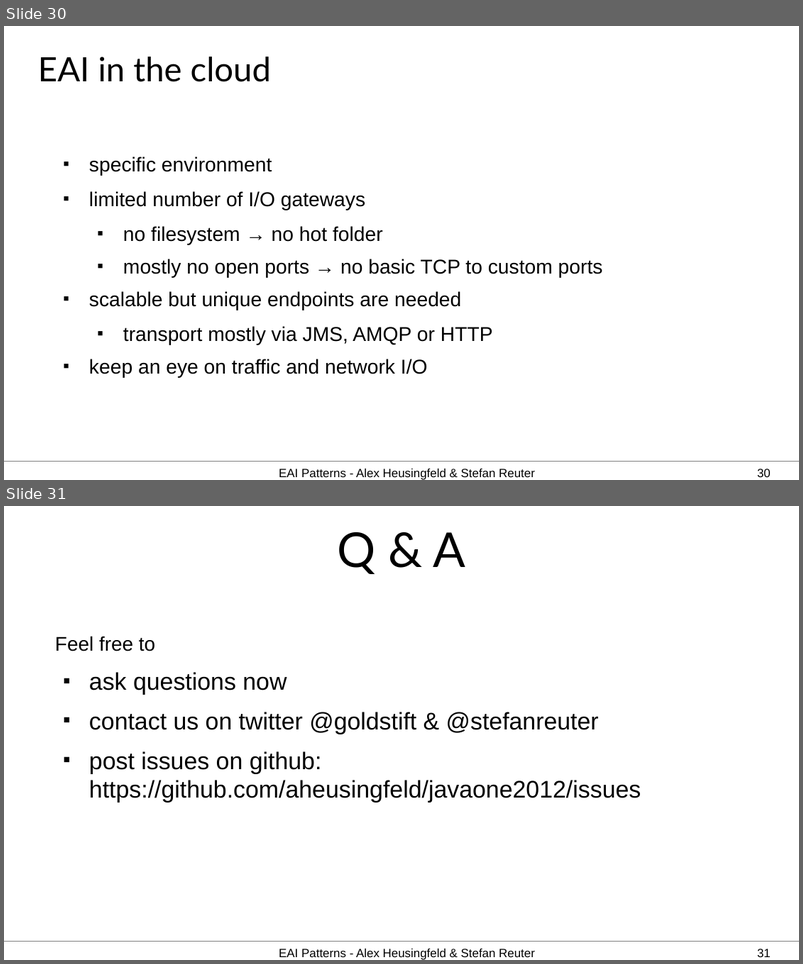
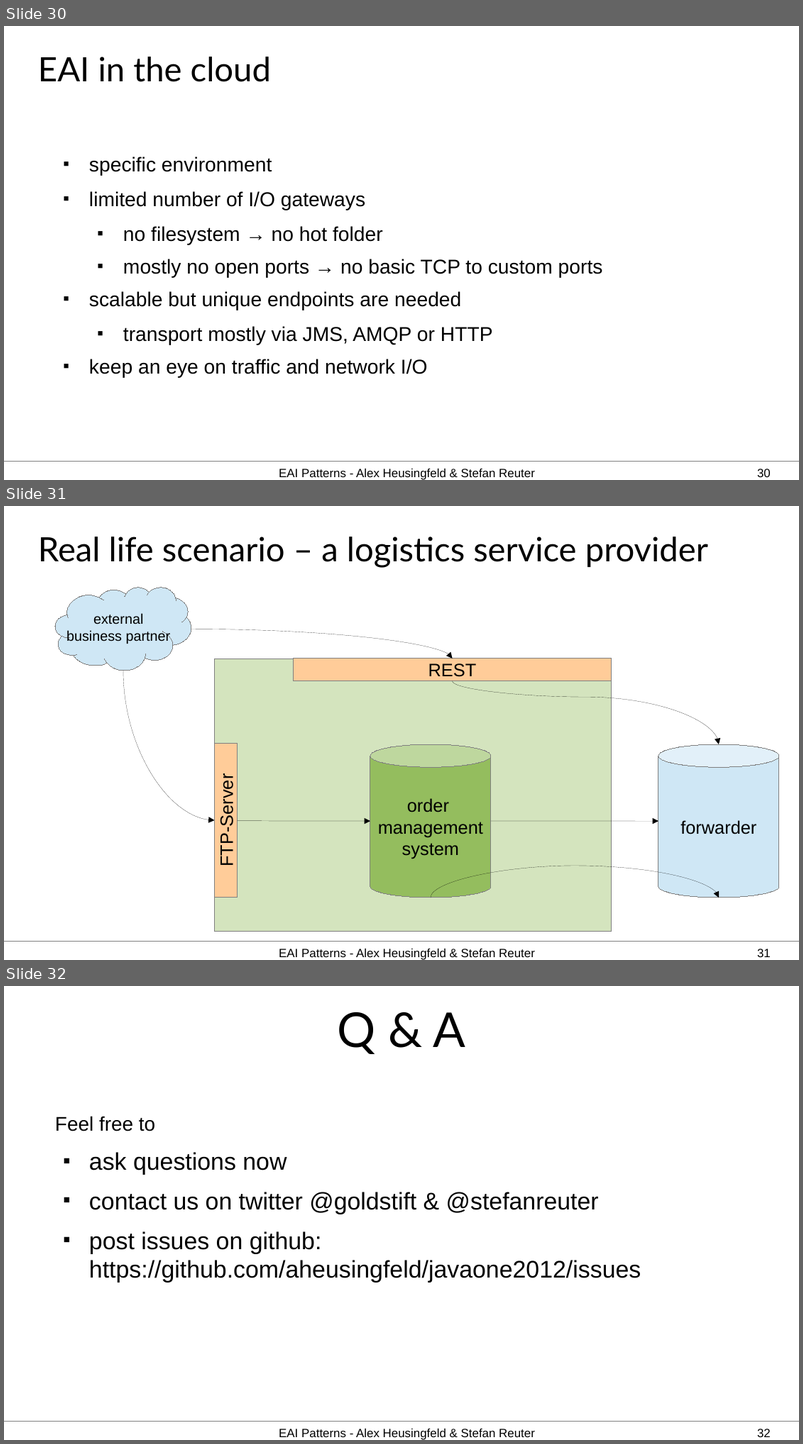
Before and after one commit to aheusingfeld/javaone2012, a slide deck: slides/eai-slides.odp. Shown one above the other, each under a label of ours: slides 30 and 31 before the commit, slides 30, 31 and 32 after it. The pictures are 803x964 and 803x1444 pixels, drawn with LibreOffice and Linux fonts; fonts in the diff are those of the drawing. Boxes give left, top, right and bottom in pixels: in the first picture for what was removed or moved away, otherwise in the second. Text is boxed around its words. In the diff, an @@ line names an element or a change of style, - is before the commit and + after.

Commit message:
introduced real life example

```diff
--- a/slides/eai-slides.odp
+++ b/slides/eai-slides.odp
@@ slide 31 added at (4,506,799,960), background #FFFFFF; not listed: 1 template element that a slide beside it also shows @@
@@ title added at (38,537,708,568), 33.5 pt, text #000000 @@
+Real life scenario – a logistics service provider
@@ freeform shape added at (55,588,191,671), fill #CFE7F5, outline #808080 0 pt, 14 pt, text #000000 @@
+external
+business partner
@@ curved arrow added from (191, 630) to (453, 658), #000000 0 pt @@
@@ curved arrow added from (123, 671) to (215, 821), #000000 0 pt @@
@@ rectangle added at (215,659,612,933), fill #94BD5E at 40% opacity, outline #808080 0 pt @@
@@ rectangle added at (294,658,612,681), fill #FFCC99, outline #808080 0 pt, 18 pt, text #000000 @@
+REST
@@ curved arrow added from (453, 681) to (719, 745), #000000 0 pt @@
@@ rectangle added at (215,743,237,897), fill #FFCC99, outline #808080 0 pt, 18 pt, text #000000 @@
+FTP-Server
@@ cylinder added at (370,745,491,899), fill #94BD5E, outline #808080 0 pt, 18 pt, text #000000 @@
+order
+management
+system
@@ cylinder added at (659,745,779,899), fill #CFE7F5, outline #808080 0 pt, 18 pt, text #000000 @@
+forwarder
@@ curved arrow added from (237, 821) to (370, 821), #000000 0 pt @@
@@ curved arrow added from (491, 821) to (659, 821), #000000 0 pt @@
@@ curved arrow added from (431, 898) to (719, 898), #000000 0 pt @@
@@ text added at (279,948,535,960), 12 pt, text #000000 @@
+EAI Patterns - Alex Heusingfeld & Stefan Reuter
@@ page number added at (757,949,771,958), 12 pt, text #000000 @@
+31
@@ what was slide 31 is now slide 32 @@
@@ page number at (757,1429,771,1438): text changed @@
-31
+32
```
Also in this commit, not shown: 7 slides changed, 2 other slides added, 1 slide removed.
